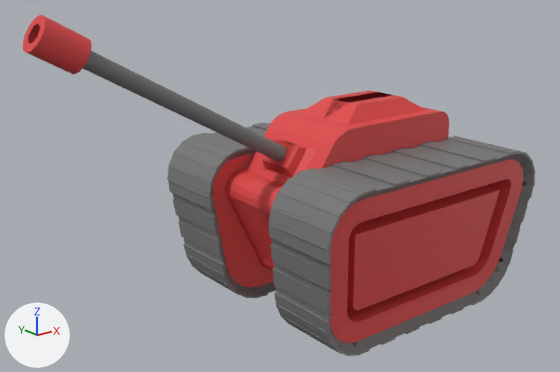
Before and after pictures for a commit that changed the glTF model static/Models/tank.glb.
Rendered twice from a camera (50 mm lens) standing at (1.35, -4.6, 2.78) and looking at (5.0, -0.04, 0.95). Arrows for +X, +Y and +Z are at lower left; the lights stay in place. Where no turn or scale is listed for an object, it has been applied to the vertices.

Objects in the first picture: 'Cube', 'Track', 'Tube'.
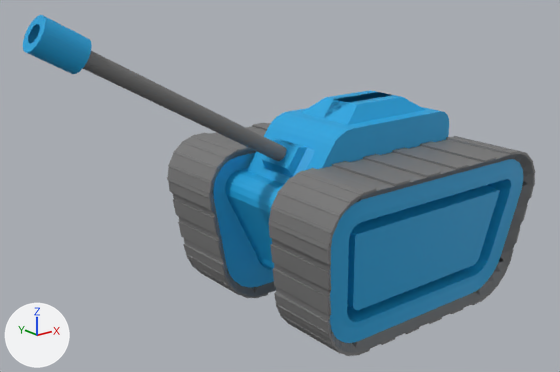
Diff of the bpy script that builds the scene:
```diff
--- a/static/Models/tank.glb.py
+++ b/static/Models/tank.glb.py
@@ mat_main_material @@
 mat_main_material = principled_material('Main material')
-mat_main_material.base_color = (0.739, 0.0613, 0.0613)  # red #df4646
+mat_main_material.base_color = (0.00931, 0.372, 0.738)  # cyan #18a4df
 mat_main_material.roughness = 0.6
```

Pixel boxes [x1, y1, x2, y2] of what changed, in the pictures (560 x 372 px):
'Cube', recoloured
    both: [213, 90, 523, 343]
'Tube', recoloured
    both: [23, 15, 286, 161]
